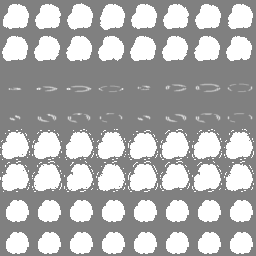
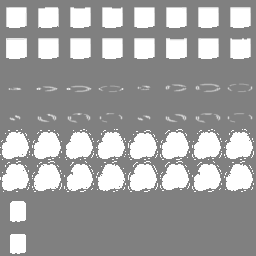
Revision of a layered 256x256 image; what changed, layer by layer:
painted on "Pasted Layer #1" over [6, 38, 253, 254]
painted on "Pasted Layer" over [2, 3, 253, 254]
